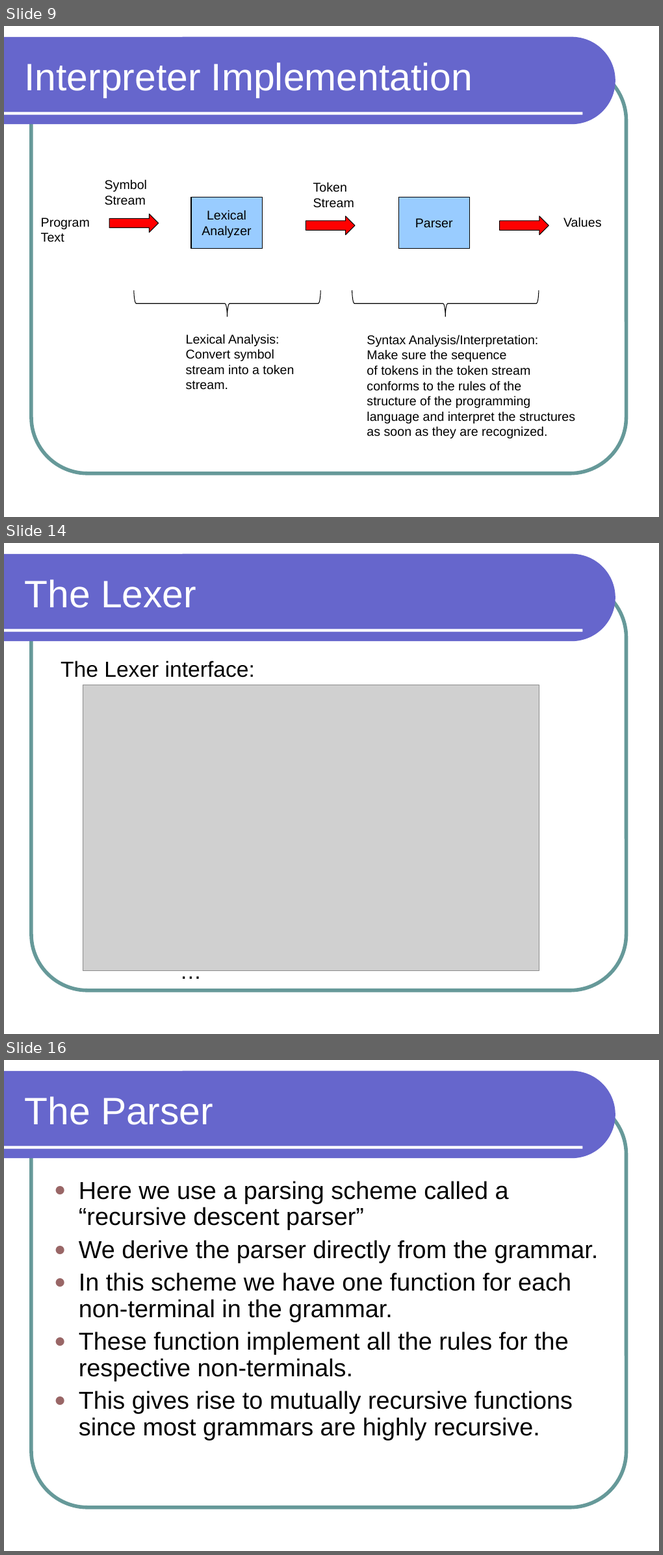
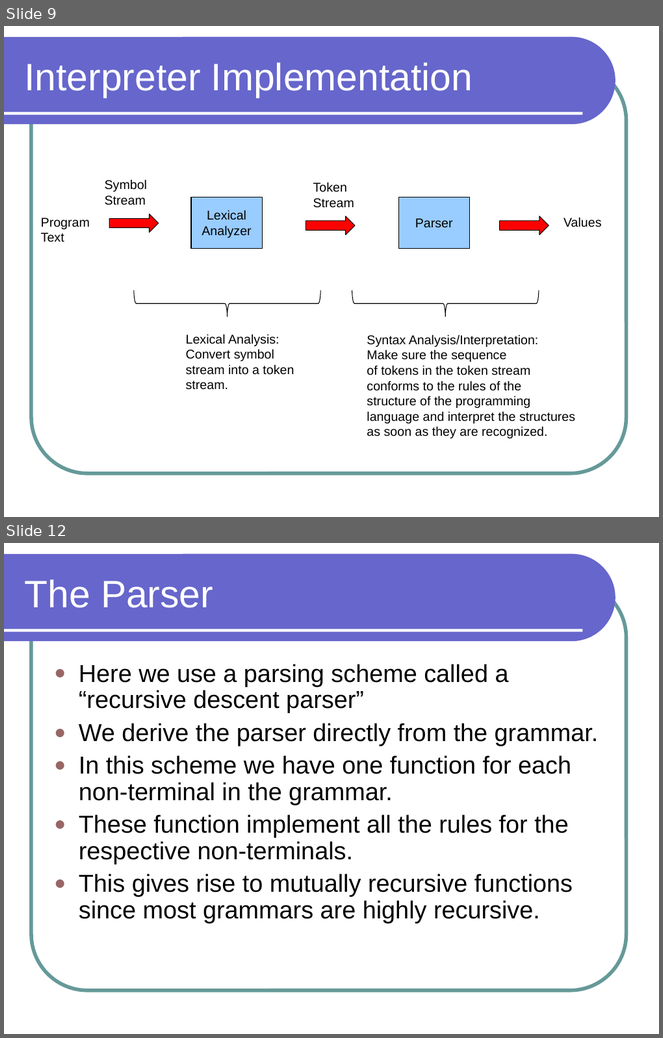
Before and after one commit to lutzhamel/CSC301, a slide deck: notes/csc301-ln012.ppt. Shown one above the other, each under a label of ours: slides 9, 14 and 16 before the commit, slides 9 and 12 after it; the slides between them are not shown. The pictures are 663x1555 and 663x1038 pixels, drawn with LibreOffice and Linux fonts; fonts in the diff are those of the drawing; grey boxes stand for pictures. Boxes give left, top, right and bottom in pixels: in the first picture for what was removed or moved away, otherwise in the second. Text is boxed around its words. In the diff, an @@ line names an element or a change of style, - is before the commit and + after.

```diff
--- a/notes/csc301-ln012.ppt
+++ b/notes/csc301-ln012.ppt
@@ slide 14 removed at box(4, 543, 659, 1034), background #FFFFFF; not listed: 3 template elements that a slide beside it also shows @@
@@ title removed at box(25, 579, 196, 608) @@
-The Lexer
@@ text removed at box(61, 661, 255, 678) @@
-The Lexer interface:
@@ picture removed at box(83, 685, 539, 971) @@
@@ text removed at box(174, 954, 208, 987) @@
-…
@@ what was slide 16 is now slide 12 @@
```
Also in this commit, not shown: 12 slides changed, 3 other slides removed, 4 other files.
